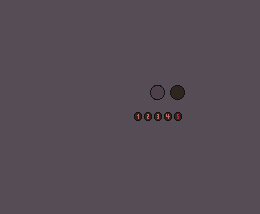
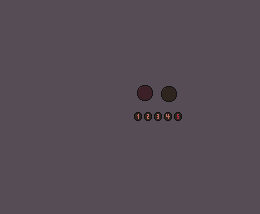
Layered file, before and after one edit (260x214). Changes by layer:
removed group "InventoryActionSlot.png" (2 layers) over left=150, top=85, right=165, bottom=100
removed layer "Fill" (1st of 2, in "InventoryActionSlot.png") (was 35%) from group "InventoryActionSlot.png" over left=151, top=86, right=164, bottom=99
removed layer "Stroke" (1st of 2, in "InventoryActionSlot.png") from group "InventoryActionSlot.png" over left=150, top=85, right=165, bottom=100
removed group "InventoryItemSlot.png" (2 layers) over left=170, top=85, right=185, bottom=100
added layer "InventoryActionSlot.png" above "InventoryItemSlot.png" over left=137, top=85, right=153, bottom=101
renamed "Fill" to "InventoryItemSlot.png", moved it out of group "InventoryItemSlot.png", painted on it over left=161, top=86, right=184, bottom=102
removed layer "Stroke" (2nd of 2, in "InventoryItemSlot.png") from group "InventoryItemSlot.png" over left=170, top=85, right=185, bottom=100
